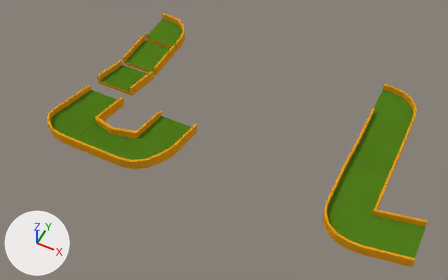
A saved change to the Blender file Blender Assets/Prototypes/Prototype Parts.blend.
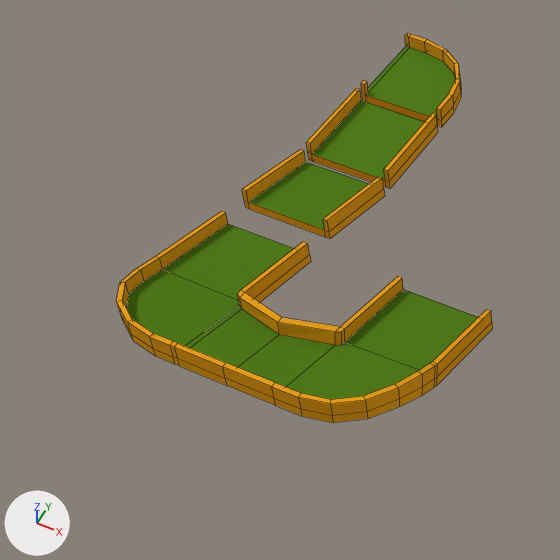
There are two pictures of each version: one whole from a 50 mm lens placed at (6.07, -11.54, 10.94), pointed at (1.67, -2.74, -0.06), one close up on the part from 0% to 50% of the width and 0% to 80% of the height. Lighting does not change. The marker at lower left points along +X, +Y and +Z. The close-ups show mesh edges as thin lines.

Objects in the first close-up: '180 Corner Bank', '90_degree_corner.001', 'Flat_Straight.003', 'Flat_Straight_riser.001'.
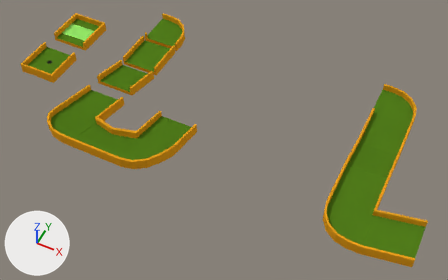
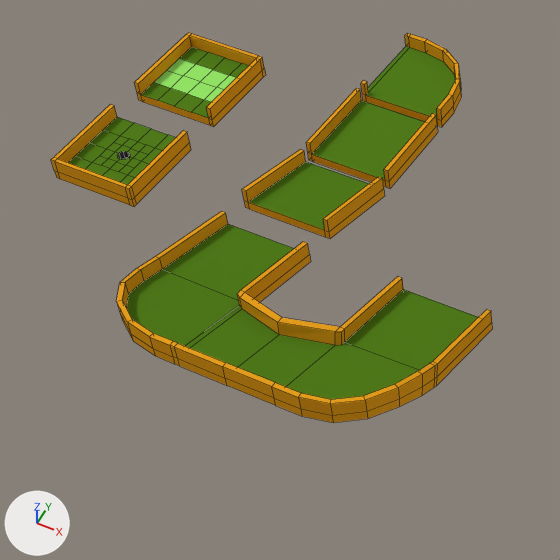
Pixel boxes (x1, y1, x2, y2) of what changed, in the close-ups (560 x 560 px):
'Flat_Straight.004', added: after (51, 104, 191, 207)
    faces in mat_wall_base_diff (orange #e79e1d): (51, 104, 191, 207)
    faces in mat_grass_base_diff (dark green #517c1b): (68, 117, 176, 185)
'Flat_straight_Tee', added: after (134, 33, 266, 127)
    faces in mat_wall_base_diff (orange #e79e1d): (134, 33, 266, 127)
    faces in mat_grass_base_diff (dark green #517c1b): (141, 47, 248, 118)
    faces in mat_teearea (green #94e768): (154, 58, 236, 102)

What the commit changed:
Material 'TeeArea' (mat_teearea) is new.
Its base color is (0.298, 0.8, 0.138) (green #94e768).
Material 'Black_Hole' (mat_black_hole) is new.
Its base color is (0.0728, 0.0728, 0.0728) (dark grey #4c4c4c).
Mesh me_flat_straight_002 is new.
It has 57 vertices, 49 faces and spans x -0.5..0.5, y -0.5..0.5, z 0.0..0.25.
Faces by material slot: [33, 8, 8].
It uses material mat_wall_base_diff (orange #e79e1d).
It uses material mat_grass_base_diff (dark green #517c1b).
It uses material mat_teearea (green #94e768).
Mesh me_flat_straight_005 is new.
It has 93 vertices, 71 faces and spans x -0.5..0.5, y -0.5..0.5, z 0.0..0.25.
Faces by material slot: [33, 28, 10].
It uses material mat_wall_base_diff (orange #e79e1d).
It uses material mat_grass_base_diff (dark green #517c1b).
It uses material mat_black_hole (dark grey #4c4c4c).
Object 'Flat_straight_Tee' (ob_flat_straight_tee) is new; it shows me_flat_straight_002.
Its location is (-3.6, -1.07, 0.0).
Object 'Flat_Straight.004' (ob_flat_straight_004) is new; it shows me_flat_straight_005.
Its location is (-3.6, -2.49, 0.0).
Its rotation in degrees is (0, 0, 180).
